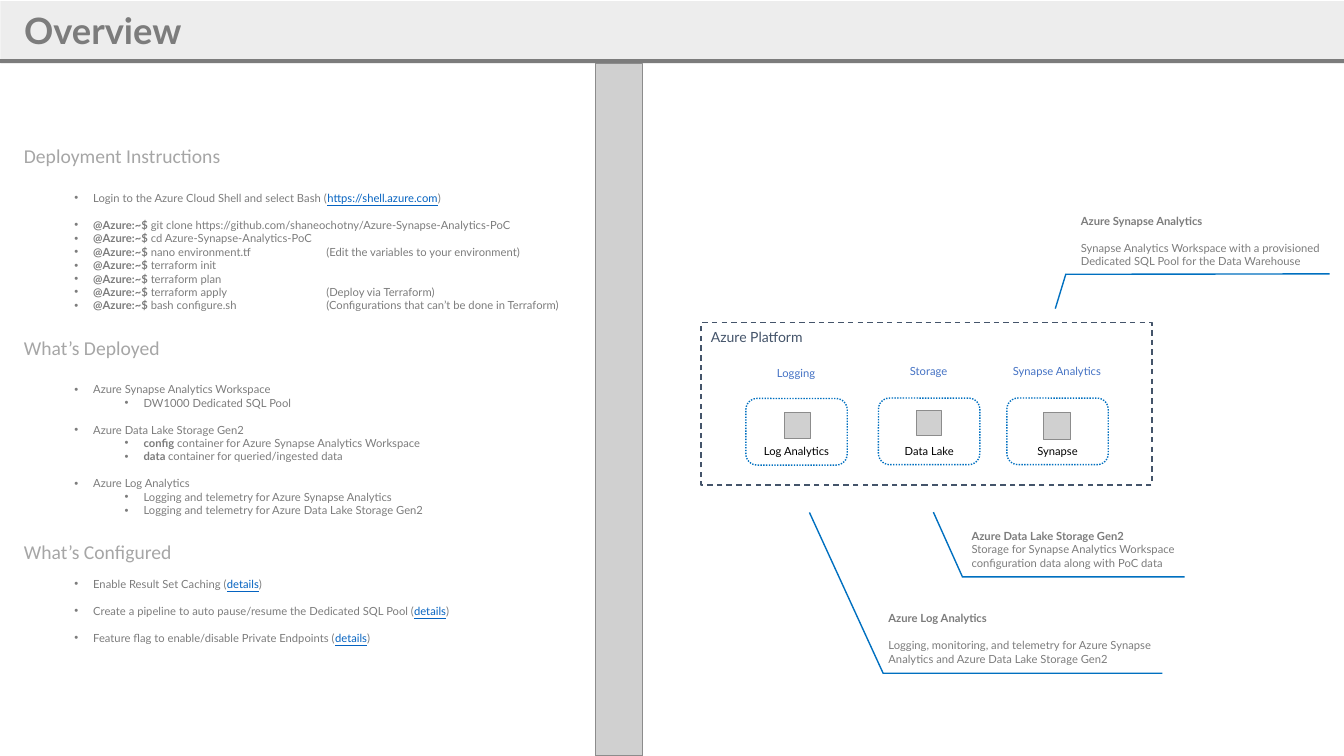
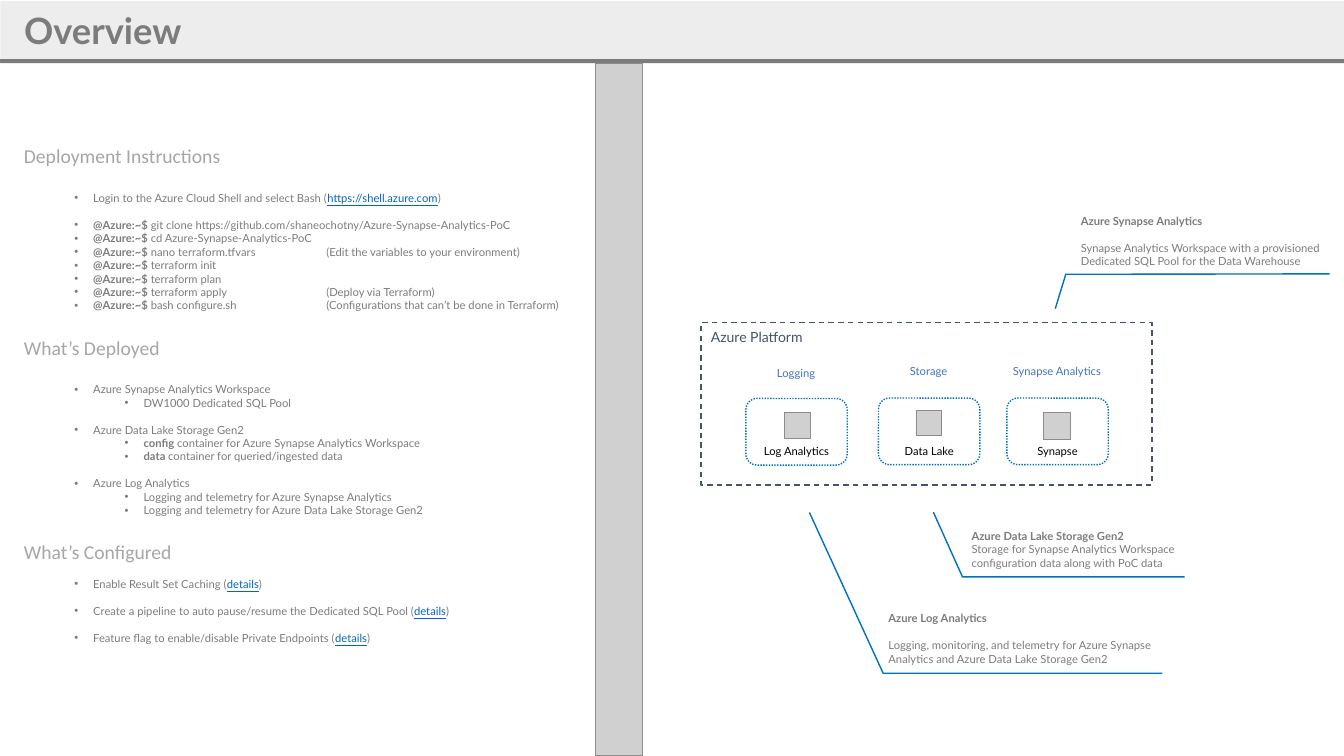
Before and after one commit to shaneochotny/Azure-Synapse-Analytics-PoC, a slide deck: slide 2 of Azure Synapse Analytics PoC Environment.pptx. Drawn at 1344x756 pixels with LibreOffice and Linux fonts; fonts in the diff are those of the drawing; grey boxes stand for pictures. Boxes give left, top, right and bottom in pixels: in the first picture for what was removed or moved away, otherwise in the second. Text is boxed around its words. In the diff, an @@ line names an element or a change of style, - is before the commit and + after.

Commit message:
Renamed the files to be more standardized with Terraform and so that users only need to edit the terraform.tfvars file

```diff
--- a/Azure Synapse Analytics PoC Environment.pptx
+++ b/Azure Synapse Analytics PoC Environment.pptx
@@ text at bbox=[93, 247, 519, 258]: text changed @@
-  • @Azure:~$ nano environment.tf (Edit the variables to your environment)
+  • @Azure:~$ nano terraform.tfvars (Edit the variables to your environment)
```
Also in this commit, not shown: 6 other files.
